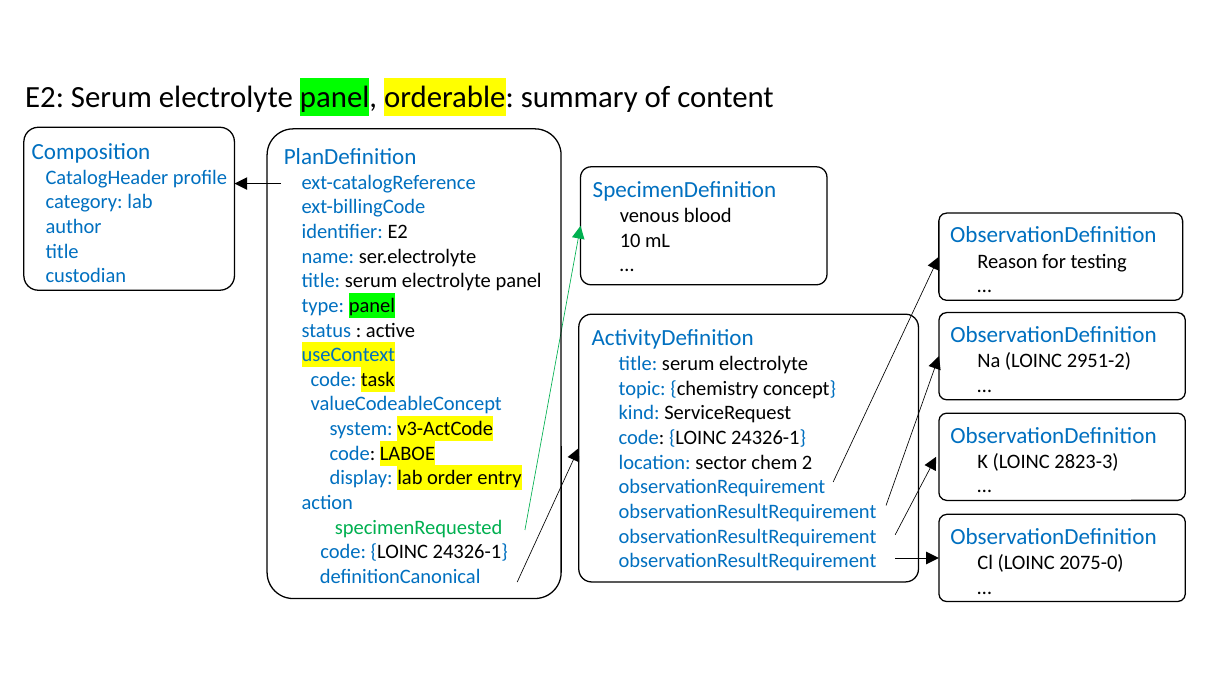
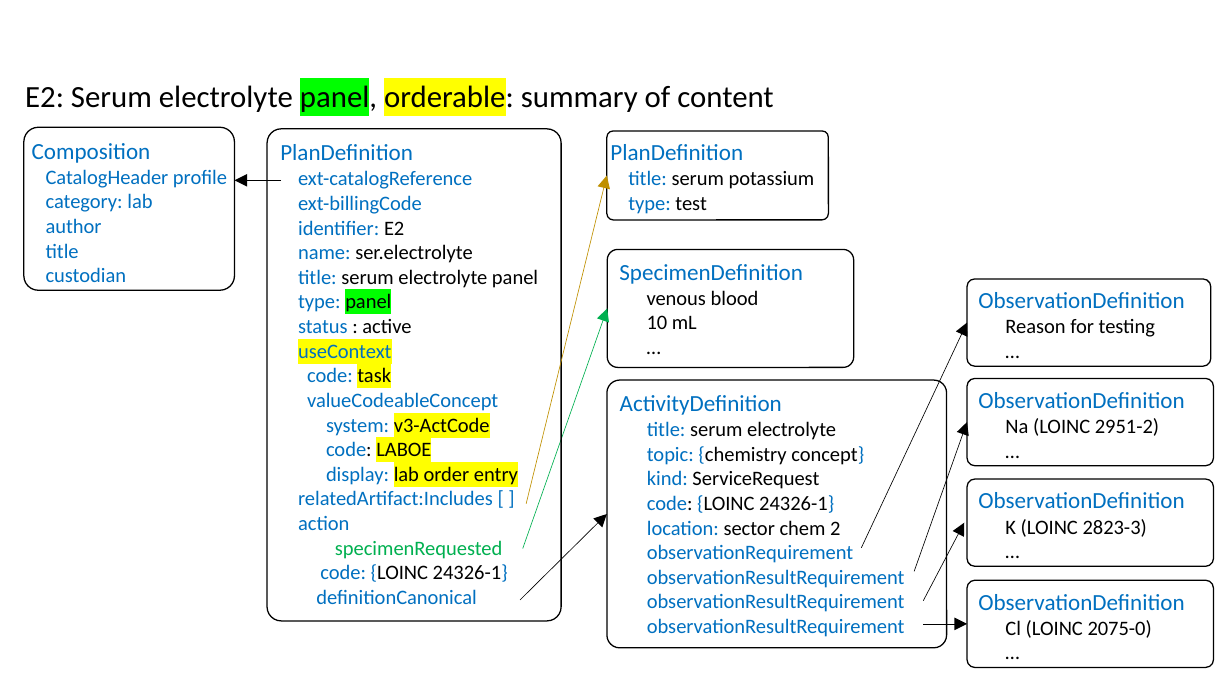
Before and after one commit to HL7/fhir-order-catalog, a slide deck: slide 1 of input/images-source/LabExampleE2Technical.pptx. Drawn at 1232x693 pixels with LibreOffice and Linux fonts; fonts in the diff are those of the drawing. Boxes give left, top, right and bottom in pixels: in the first picture for what was removed or moved away, otherwise in the second. Text is boxed around its words. In the diff, an @@ line names an element or a change of style, - is before the commit and + after.

```diff
--- a/input/images-source/LabExampleE2Technical.pptx
+++ b/input/images-source/LabExampleE2Technical.pptx
@@ rounded rectangle "PlanDefinition": place and size @@
-rounded rectangle "PlanDefinition" at (267,128,561,598)
+rounded rectangle "PlanDefinition" at (267,128,561,621)
@@ rounded rectangle "PlanDefinition" at (267,128,561,621): proportions changed @@
@@ rounded rectangle added at (607,131,829,220), outline #000000 1 pt, 16 pt, text #0070C0 @@
+PlanDefinition
+title: serum potassium
+type: test
@@ arrow added from (526, 504) to (607, 176), #BF9000 0.5 pt @@
@@ arrow moved from (281, 184) - (235, 184) to (281, 180) - (235, 180) @@
@@ rounded rectangle "SpecimenDefinition": place and size @@
-rounded rectangle "SpecimenDefinition" at (580,167,827,286)
+rounded rectangle "SpecimenDefinition" at (607,250,854,368)
@@ arrow moved from (525, 531) - (580, 226) to (523, 549) - (607, 309) @@
@@ 5 rounded rectangles, 1 arrow: place and size @@
-5 rounded rectangles, 1 arrow at (579,213,1186,602)
+5 rounded rectangles, 1 arrow at (607,279,1214,667)
@@ text in rounded rectangle at (298,490,493,505): paragraph added @@
+relatedArtifact:Includes [ ]
@@ arrow moved from (518, 582) - (579, 448) to (520, 600) - (607, 514) @@
@@ 3 arrows: place and size @@
-3 arrows at (834,257,939,558)
+3 arrows at (861,323,968,624)
```
Also in this commit, not shown: 19 other files.
